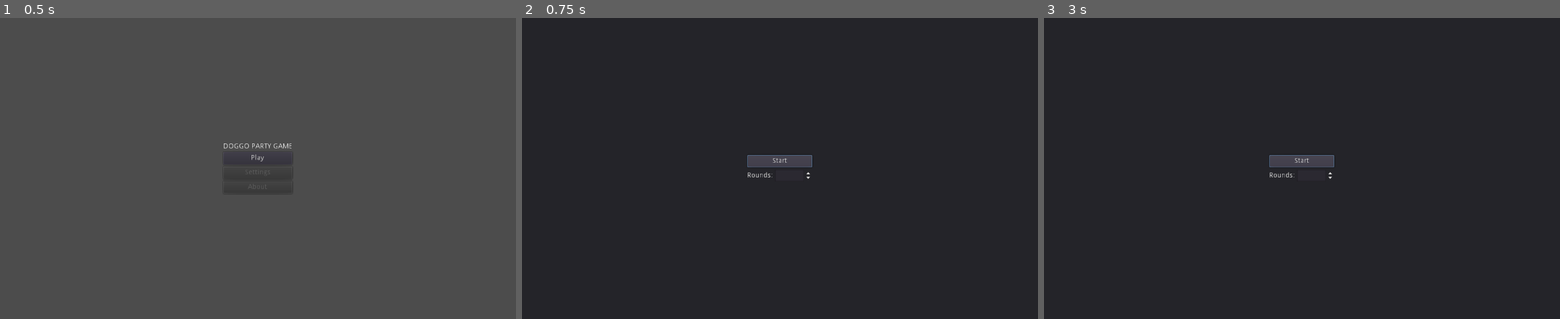
Above: before the commit, frames 1-3 (left to right).
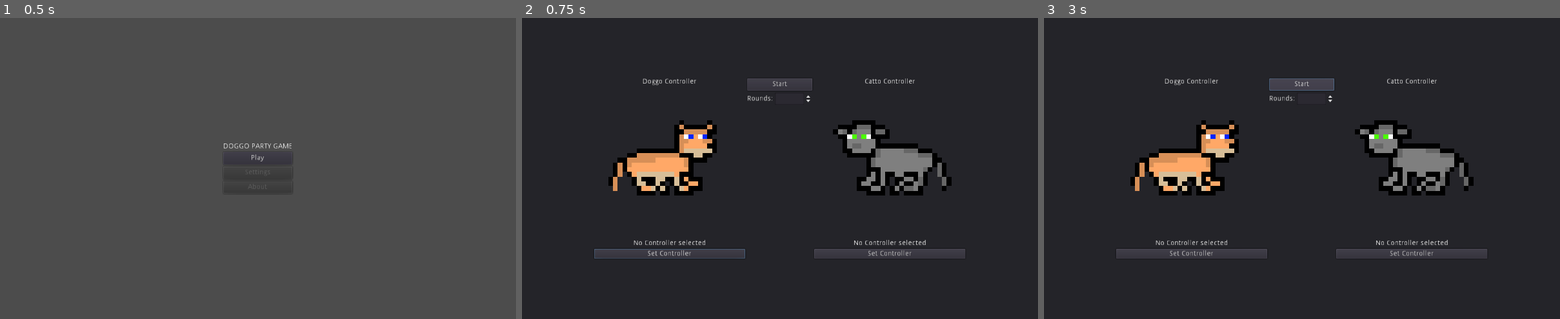
Above: after the commit, the same moments.

Repository: Lennart1514/Doggo-Party-Game
Game: Godot game, scene res://Title Screen.tscn
Two runs of this game, one before a commit and one after it. Both use one fixed random seed, a clock stepped at 60 frames per second and the inputs below.
Inputs (mouse positions are in pixels of both pictures, inside the frame that each line leads up to):
- Up to frame 1 (0.5 s): no input
- Up to frame 2 (0.75 s): click "Play" at 0.5 s
- Up to frame 3 (3 s): click (1193, 252) at 1.25 s, where only the run after the commit has a clickable "Set Controller"; click "Play" at 2 s; click "Start" at 2.75 s

Frame 1 is identical in both runs. In frame 2, 8.7% of the frame differs, in the area x 14-86%, y 20-80%; in frame 3, 8.9%.

Commit message:
Added Master

Diff:
--- /dev/null
+++ b/Global.gd
@@ -0,0 +1,21 @@
+extends Node
+
+
+
+var ControllerCat
+var ControllerDog
+
+var PointsCat = 0
+var PointsDog = 0
+# Called when the node enters the scene tree for the first time.
+func _ready():
+	pass # Replace with function body.
+
+func MinigameWon(DoggoWon):
+	if DoggoWon:
+		PointsDog += 1
+	else:
+		PointsDog +=1
+# Called every frame. 'delta' is the elapsed time since the previous frame.
+#func _process(delta):
+#	pass
--- a/Title Screen.tscn
+++ b/Title Screen.tscn
@@ -1,6 +1,8 @@
-[gd_scene load_steps=2 format=2]
+[gd_scene load_steps=4 format=2]
 
 [ext_resource path="res://Title Screen.gd" type="Script" id=1]
+[ext_resource path="res://Textures/doggo_1.png" type="Texture" id=2]
+[ext_resource path="res://Textures/Cat.png" type="Texture" id=3]
 
 [node name="Title Screen" type="Control"]
 anchor_right = 1.0
@@ -55,6 +57,7 @@
 text = "About"
 
 [node name="Start Game" type="Popup" parent="."]
+visible = true
 margin_right = 1024.0
 margin_bottom = 600.0
 __meta__ = {
@@ -72,19 +75,57 @@
 "_edit_use_anchors_": false
 }
 
-[node name="VBoxContainer" type="VBoxContainer" parent="Start Game/Panel/CenterContainer2"]
-margin_left = 447.0
-margin_top = 273.0
-margin_right = 576.0
-margin_bottom = 326.0
+[node name="HBoxContainer" type="HBoxContainer" parent="Start Game/Panel/CenterContainer2"]
+margin_left = 143.0
+margin_top = 120.0
+margin_right = 880.0
+margin_bottom = 480.0
 
-[node name="Start" type="Button" parent="Start Game/Panel/CenterContainer2/VBoxContainer"]
+[node name="Doggo Box" type="VBoxContainer" parent="Start Game/Panel/CenterContainer2/HBoxContainer"]
+margin_right = 300.0
+margin_bottom = 360.0
+
+[node name="Head" type="Label" parent="Start Game/Panel/CenterContainer2/HBoxContainer/Doggo Box"]
+margin_right = 300.0
+margin_bottom = 14.0
+text = "Doggo Controller"
+align = 1
+valign = 1
+
+[node name="TextureRect" type="TextureRect" parent="Start Game/Panel/CenterContainer2/HBoxContainer/Doggo Box"]
+margin_top = 18.0
+margin_right = 300.0
+margin_bottom = 318.0
+rect_min_size = Vector2( 300, 300 )
+texture = ExtResource( 2 )
+expand = true
+
+[node name="Label" type="Label" parent="Start Game/Panel/CenterContainer2/HBoxContainer/Doggo Box"]
+margin_top = 322.0
+margin_right = 300.0
+margin_bottom = 336.0
+text = "No Controller selected"
+align = 1
+valign = 1
+
+[node name="Button" type="Button" parent="Start Game/Panel/CenterContainer2/HBoxContainer/Doggo Box"]
+margin_top = 340.0
+margin_right = 300.0
+margin_bottom = 360.0
+text = "Set Controller"
+
+[node name="VBoxContainer" type="VBoxContainer" parent="Start Game/Panel/CenterContainer2/HBoxContainer"]
+margin_left = 304.0
+margin_right = 433.0
+margin_bottom = 360.0
+
+[node name="Start" type="Button" parent="Start Game/Panel/CenterContainer2/HBoxContainer/VBoxContainer"]
 margin_right = 129.0
 margin_bottom = 25.0
 rect_min_size = Vector2( 100, 25 )
 text = "Start"
 
-[node name="HBoxContainer" type="HBoxContainer" parent="Start Game/Panel/CenterContainer2/VBoxContainer"]
+[node name="HBoxContainer" type="HBoxContainer" parent="Start Game/Panel/CenterContainer2/HBoxContainer/VBoxContainer"]
 margin_top = 29.0
 margin_right = 129.0
 margin_bottom = 53.0
@@ -92,13 +133,13 @@
 "_edit_use_anchors_": false
 }
 
-[node name="Label" type="Label" parent="Start Game/Panel/CenterContainer2/VBoxContainer/HBoxContainer"]
+[node name="Label" type="Label" parent="Start Game/Panel/CenterContainer2/HBoxContainer/VBoxContainer/HBoxContainer"]
 margin_top = 5.0
 margin_right = 51.0
 margin_bottom = 19.0
 text = "Rounds:"
 
-[node name="RoundNumber" type="SpinBox" parent="Start Game/Panel/CenterContainer2/VBoxContainer/HBoxContainer"]
+[node name="RoundNumber" type="SpinBox" parent="Start Game/Panel/CenterContainer2/HBoxContainer/VBoxContainer/HBoxContainer"]
 margin_left = 55.0
 margin_right = 129.0
 margin_bottom = 24.0
@@ -106,6 +147,40 @@
 max_value = 10.0
 value = 1.0
 
+[node name="Catto Box" type="VBoxContainer" parent="Start Game/Panel/CenterContainer2/HBoxContainer"]
+margin_left = 437.0
+margin_right = 737.0
+margin_bottom = 360.0
+
+[node name="Head" type="Label" parent="Start Game/Panel/CenterContainer2/HBoxContainer/Catto Box"]
+margin_right = 300.0
+margin_bottom = 14.0
+text = "Catto Controller"
+align = 1
+valign = 1
+
+[node name="TextureRect" type="TextureRect" parent="Start Game/Panel/CenterContainer2/HBoxContainer/Catto Box"]
+margin_top = 18.0
+margin_right = 300.0
+margin_bottom = 318.0
+rect_min_size = Vector2( 300, 300 )
+texture = ExtResource( 3 )
+expand = true
+
+[node name="Label" type="Label" parent="Start Game/Panel/CenterContainer2/HBoxContainer/Catto Box"]
+margin_top = 322.0
+margin_right = 300.0
+margin_bottom = 336.0
+text = "No Controller selected"
+align = 1
+valign = 1
+
+[node name="Button" type="Button" parent="Start Game/Panel/CenterContainer2/HBoxContainer/Catto Box"]
+margin_top = 340.0
+margin_right = 300.0
+margin_bottom = 360.0
+text = "Set Controller"
+
 [node name="MusicPlayer" type="AudioStreamPlayer" parent="."]
 autoplay = true
 [connection signal="pressed" from="CenterContainer/VBoxContainer/Play" to="." method="_on_Play_pressed"]
--- a/project.godot
+++ b/project.godot
@@ -19,6 +19,10 @@
 run/main_scene="res://Title Screen.tscn"
 config/icon="res://icon.png"
 
+[autoload]
+
+Global="*res://Global.gd"
+
 [display]
 
 window/stretch/mode="2d"
Not shown: 5 places in Minigames/Jumper.tscn that only renumber resources
Binary file added: Textures/Cat.png
Not shown, added: Textures/Cat.png.import
Binary file added: Textures/doggo_1.png
Not shown, added: Textures/doggo_1.png.import
